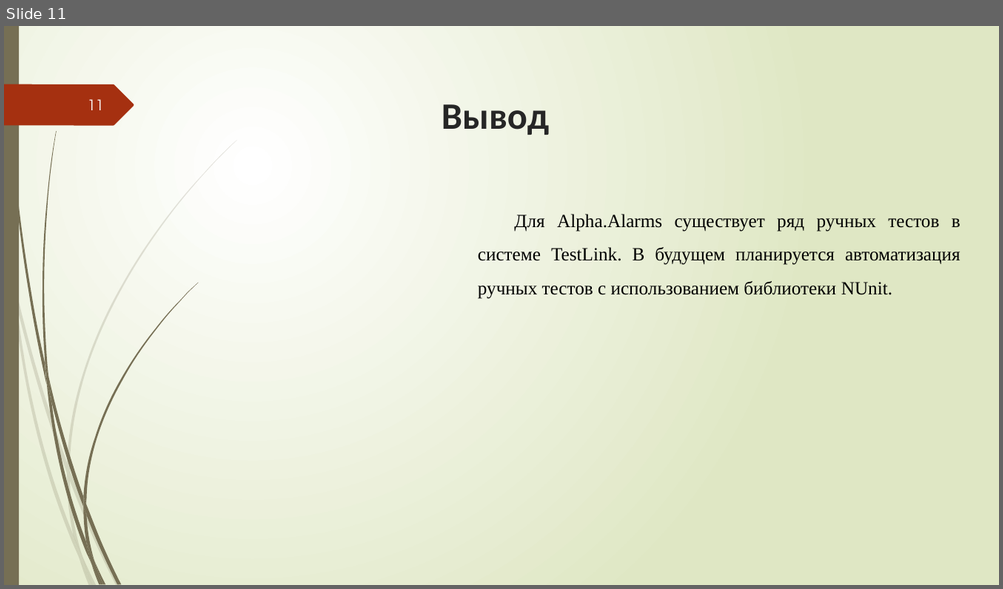
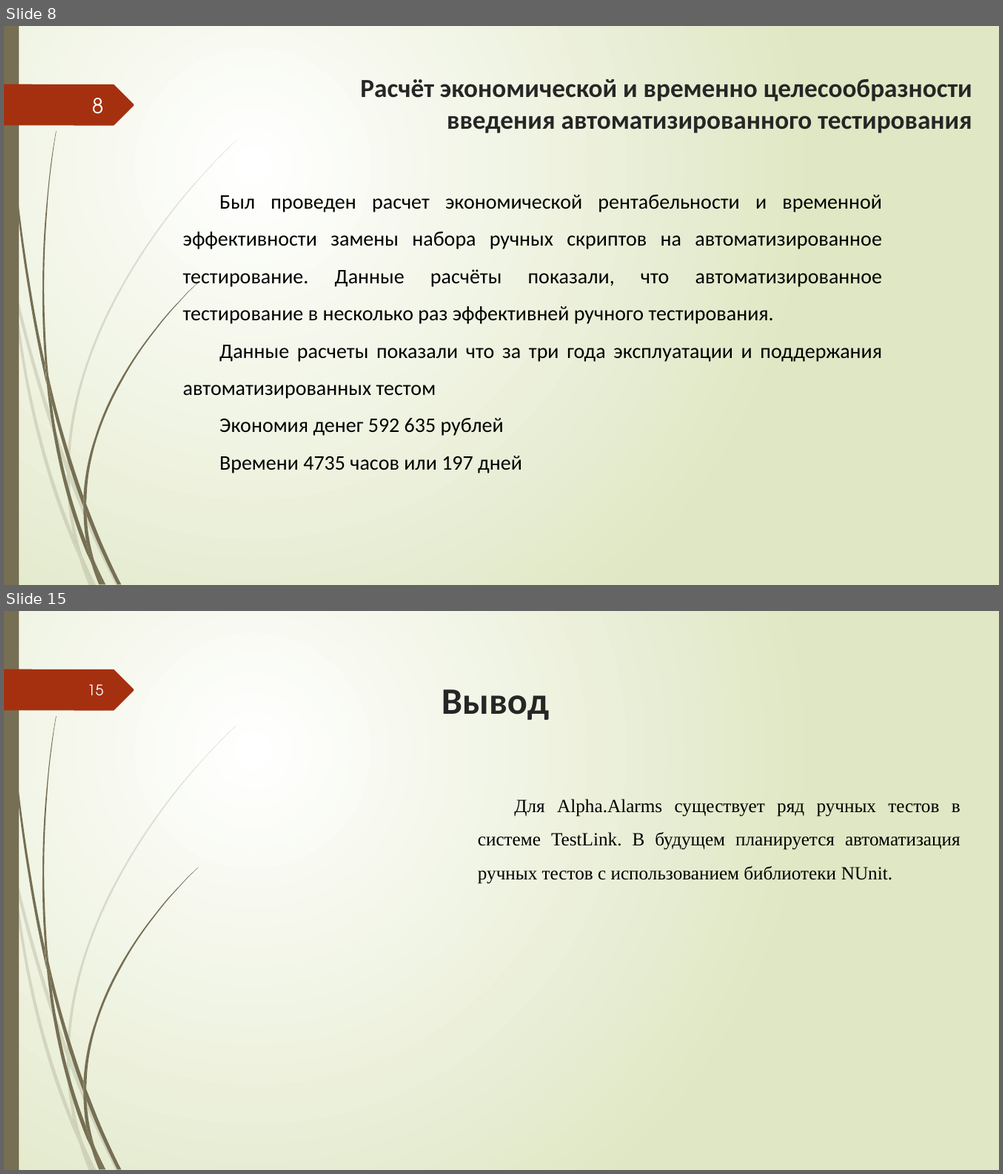
Before and after one commit to Sergeygaan/Lab1, a slide deck: Презентация.pptx. Shown one above the other, each under a label of ours: slide 11 before the commit, slides 8 and 15 after it; the slides between them are not shown. The pictures are 1003x589 and 1003x1174 pixels, drawn with LibreOffice and Linux fonts; fonts in the diff are those of the drawing. Boxes give left, top, right and bottom in pixels: in the first picture for what was removed or moved away, otherwise in the second. Text is boxed around its words. In the diff, an @@ line names an element or a change of style, - is before the commit and + after.

```diff
--- a/Презентация.pptx
+++ b/Презентация.pptx
@@ slide 8 added at [4,26,999,585], background gradient #FFFFFF to #DFE8C4; not listed: 24 template elements that a slide beside it also shows @@
@@ title added at [360,79,972,133], 25.2 pt, text #262626, bold @@
+Расчёт экономической и временно целесообразности введения автоматизированного тестирования
@@ page number added at [92,98,104,114], 20 pt, text #FEFFFF @@
+8
@@ text added at [183,195,882,474], 20 pt, text #000000 @@
+Был проведен расчет экономической рентабельности и временной эффективности замены набора ручных скриптов на автоматизированное тестирование. Данные расчёты показали, что автоматизированное тестирование в несколько раз эффективней ручного тестирования.
+Данные расчеты показали что за три года эксплуатации и поддержания автоматизированных тестом
+Экономия денег 592 635 рублей
+Времени 4735 часов или 197 дней
@@ what was slide 11 is now slide 15 @@
@@ page number at [88,684,104,696]: text changed @@
-11
+15
```
Also in this commit, not shown: 4 slides changed, 9 other slides added, 6 slides removed, 3 other files.
